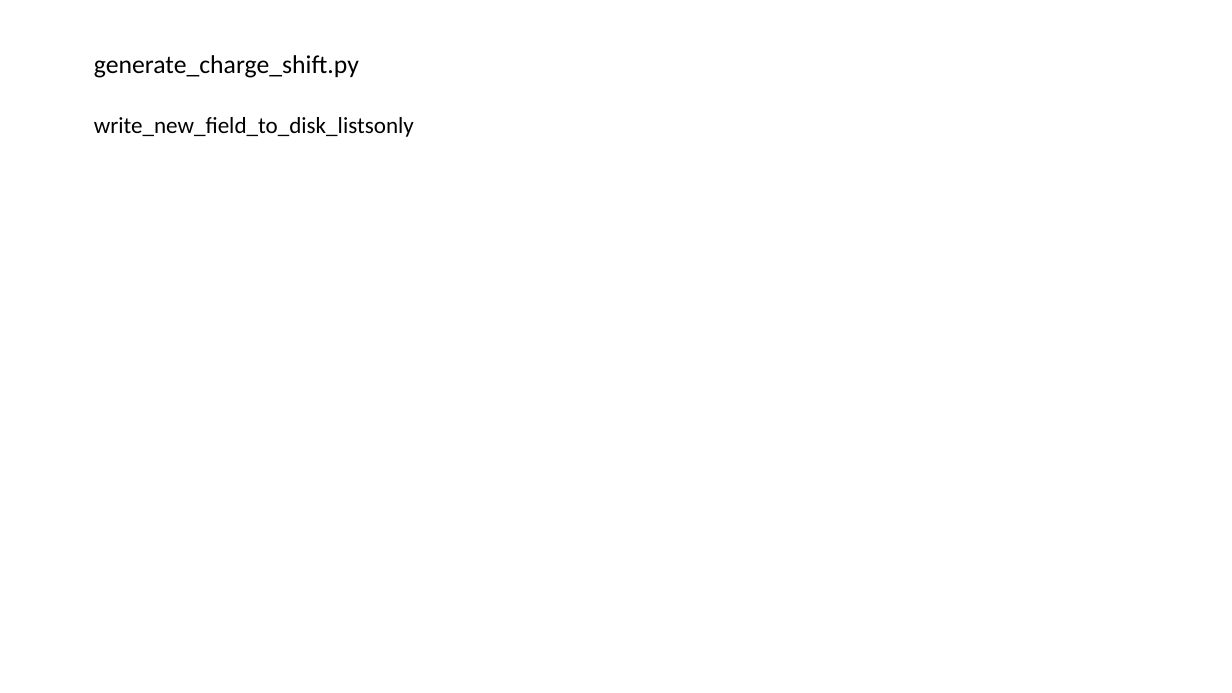
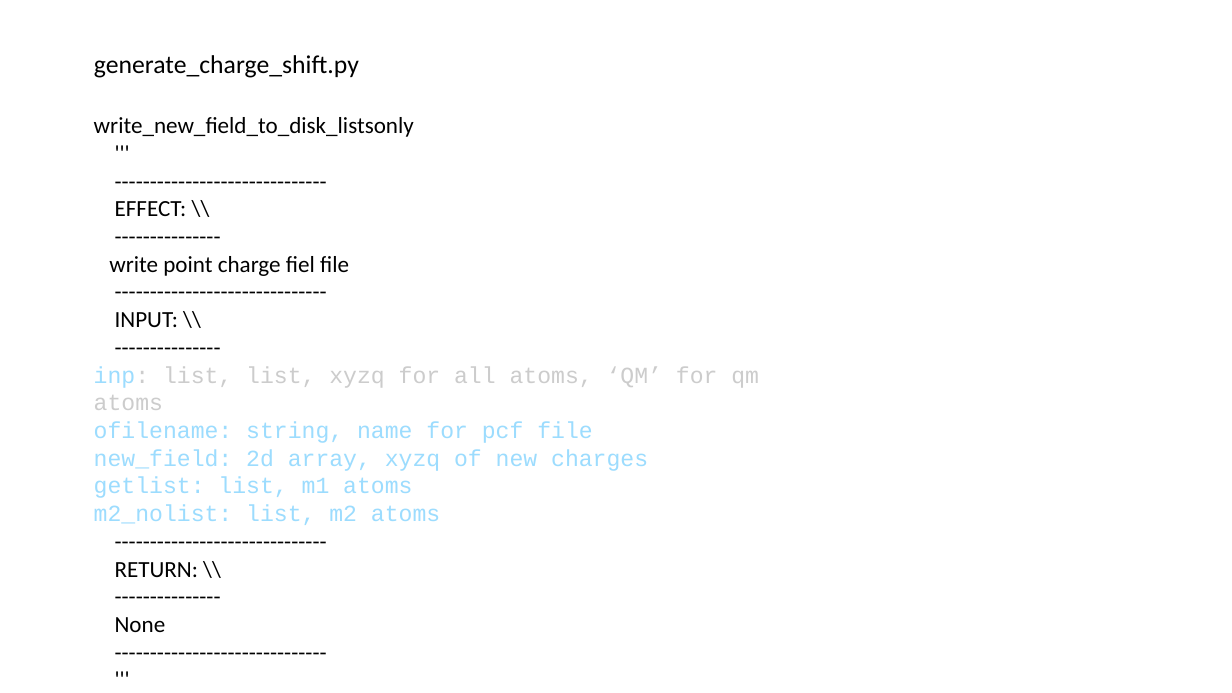
Before and after one commit to AlinaJansen/qmmm_revision, a slide deck: slide 49 of gmx2qmmm_overview.pptx. Drawn at 1232x693 pixels with LibreOffice and Linux fonts; fonts in the diff are those of the drawing. Boxes give left, top, right and bottom in pixels: in the first picture for what was removed or moved away, otherwise in the second. Text is boxed around its words. In the diff, an @@ line names an element or a change of style, - is before the commit and + after.

```diff
--- a/gmx2qmmm_overview.pptx
+++ b/gmx2qmmm_overview.pptx
@@ text at [94,201,759,632]: paragraphs added @@
+'''
+------------------------------
+EFFECT: \\
+---------------
+write point charge fiel file
+------------------------------
+INPUT: \\
+---------------
+inp: list, list, xyzq for all atoms, ‘QM’ for qm atoms
+ofilename: string, name for pcf file
+new_field: 2d array, xyzq of new charges
+getlist: list, m1 atoms
+m2_nolist: list, m2 atoms
+------------------------------
+RETURN: \\
+---------------
+None
+------------------------------
+'''
```
Also in this commit, not shown: 2 other slides changed, 15 slides added, 16 other files.
